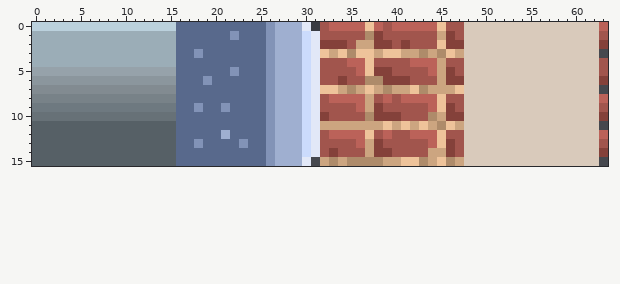
File history of a pixel-art sprite, Sprites/Tiles.png. The picture above is the old version.
The file is 64x16 pixels. Colours within 5 levels of each other are drawn and written as one.
The result:
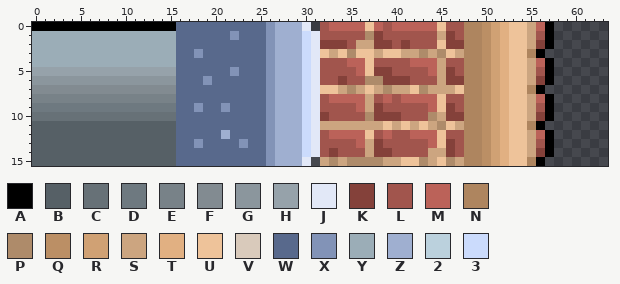
Palette (. is transparent): A #000000  B #566066  C #677177  D #6e7980  E #788288  F #828b91  G #8b969d  H #96a2aa  J #e2e8f7  K #84413a  L #a1554d  M #bb6259  N #ae855f  P #ae8b6a  Q #bb8f65  R #d0a174  S #cca580  T #e1b082  U #eec39a  V #d9cabb  W #58698c  X #8293b7  Y #9badb7  Z #9fafd0  2 #bbd1dd  3 #cbdbfc
The author wrote: Changing floor and wall sprites.
Edits made:
y 0: x 0..15 2222222222222222 -> AAAAAAAAAAAAAAAA; x 48..63 VVVVVVVVVVVVVVVM -> NNQRTUUSMA......
y 1: x 48..63 VVVVVVVVVVVVVVVL -> NNQRTUUSLA......
y 2: x 48..63 VVVVVVVVVVVVVVVK -> NNQRTUUSKA......
y 3: x 48..62 VVVVVVVVVVVVVVV -> NNQRTUUNA......
y 4: x 48..63 VVVVVVVVVVVVVVVL -> NNQRTUUSMA......
y 5: x 48..63 VVVVVVVVVVVVVVVL -> NNQRTUUSLA......
y 6: x 48..63 VVVVVVVVVVVVVVVK -> NNQRTUUSKA......
y 7: x 48..62 VVVVVVVVVVVVVVV -> NNQRTUUNA......
y 8: x 48..63 VVVVVVVVVVVVVVVM -> NNQRTUUSMA......
y 9: x 48..63 VVVVVVVVVVVVVVVL -> NNQRTUUSLA......
y 10: x 48..63 VVVVVVVVVVVVVVVK -> NNQRTUUSKA......
y 11: x 48..62 VVVVVVVVVVVVVVV -> NNQRTUUNA......
y 12: x 48..63 VVVVVVVVVVVVVVVM -> NNQRTUUSMA......
y 13: x 48..63 VVVVVVVVVVVVVVVL -> NNQRTUUSLA......
y 14: x 48..63 VVVVVVVVVVVVVVVK -> NNQRTUUSKA......
y 15: x 48..62 VVVVVVVVVVVVVVV -> NNQRTUUNA......
